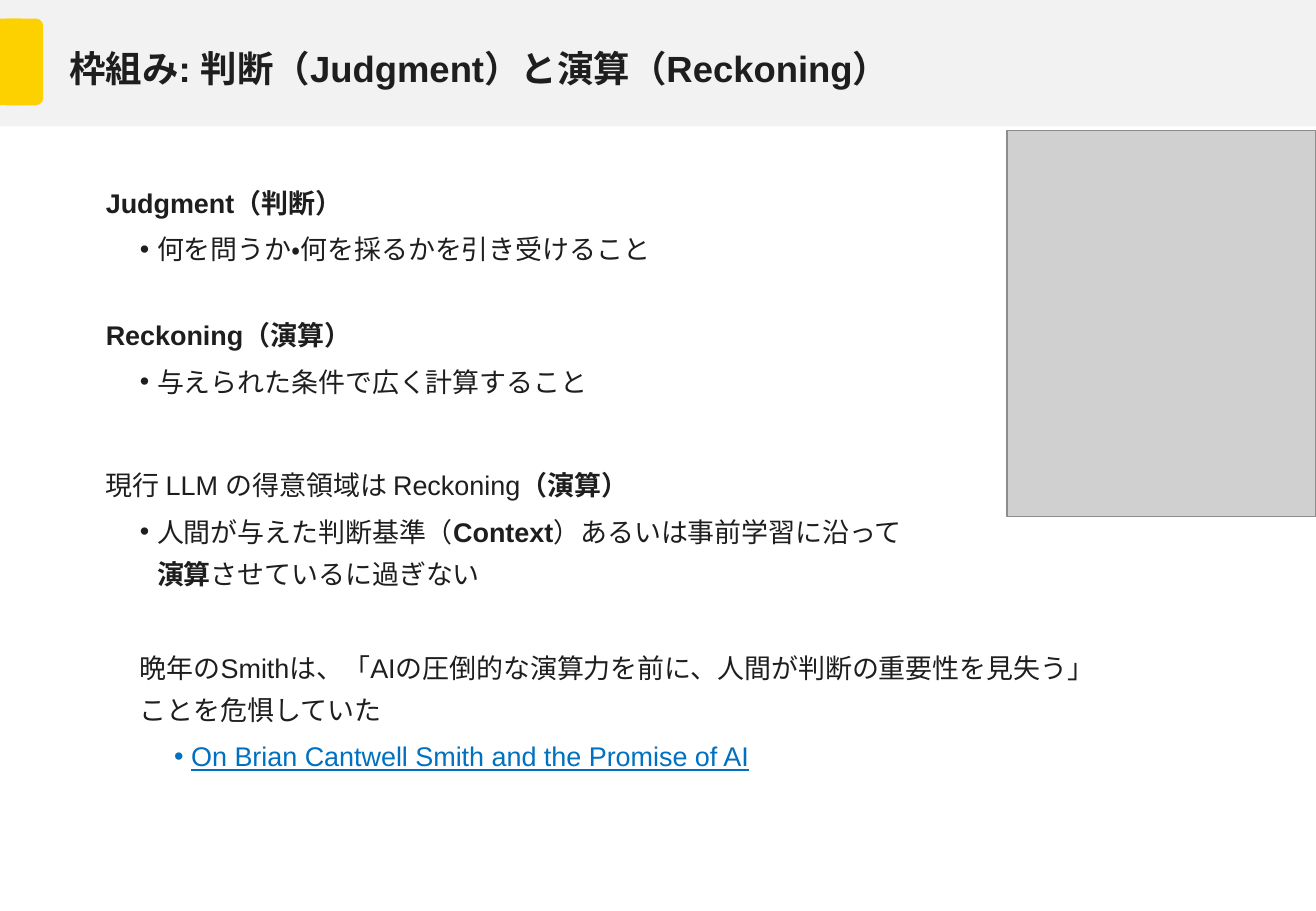
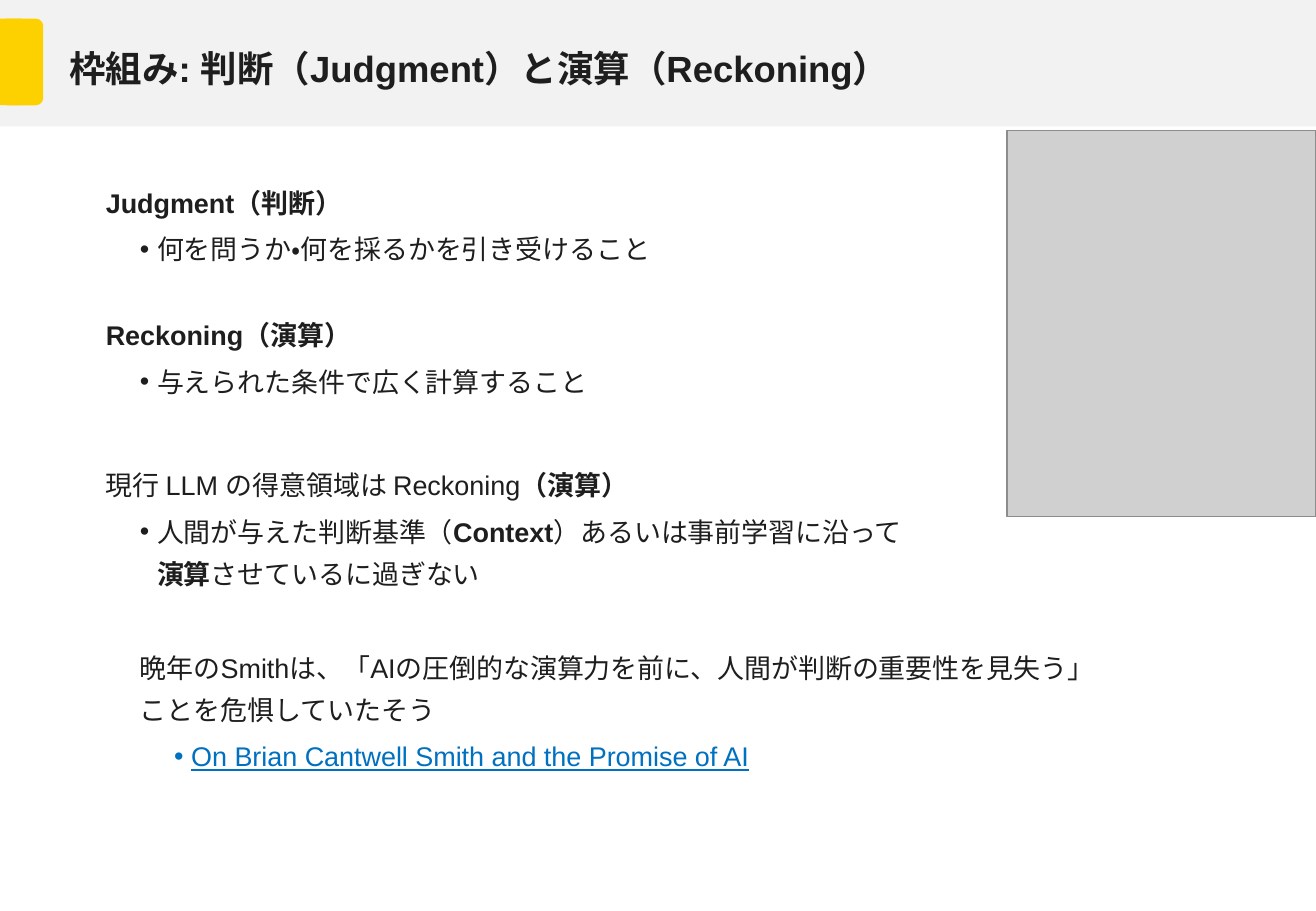
Before and after one commit to Mori-Taiki/Presentation, a slide deck: slide 5 of TechMeeting202604/techmeeting20260406.pptx. Drawn at 1316x911 pixels with LibreOffice and Linux fonts; fonts in the diff are those of the drawing; grey boxes stand for pictures; background and template pictures are left out. Boxes give left, top, right and bottom in pixels: in the first picture for what was removed or moved away, otherwise in the second. Text is boxed around its words. In the diff, an @@ line names an element or a change of style, - is before the commit and + after.

```diff
--- a/TechMeeting202604/techmeeting20260406.pptx
+++ b/TechMeeting202604/techmeeting20260406.pptx
@@ text at <box>140,655,1094,722</box>: text changed @@
-  晩年のSmithは、「AIの圧倒的な演算力を前に、人間が判断の重要性を見失う」
-  ことを危惧していた
+  晩年のSmithは、「AIの圧倒的な演算力を前に、人間が判断の重要性を見失う」
+  ことを危惧していたそう
```
Also in this commit, not shown: 3 other slides changed.
